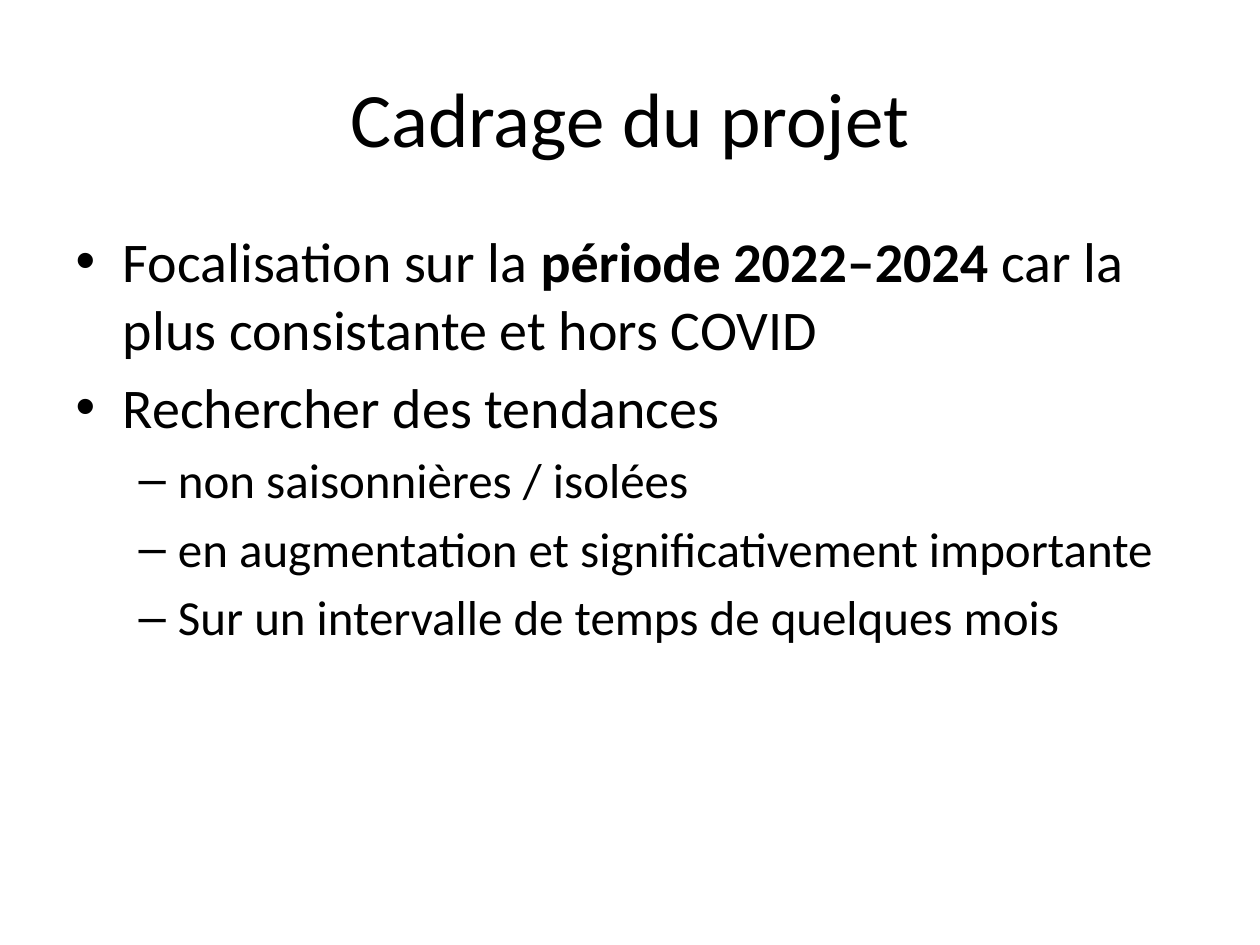
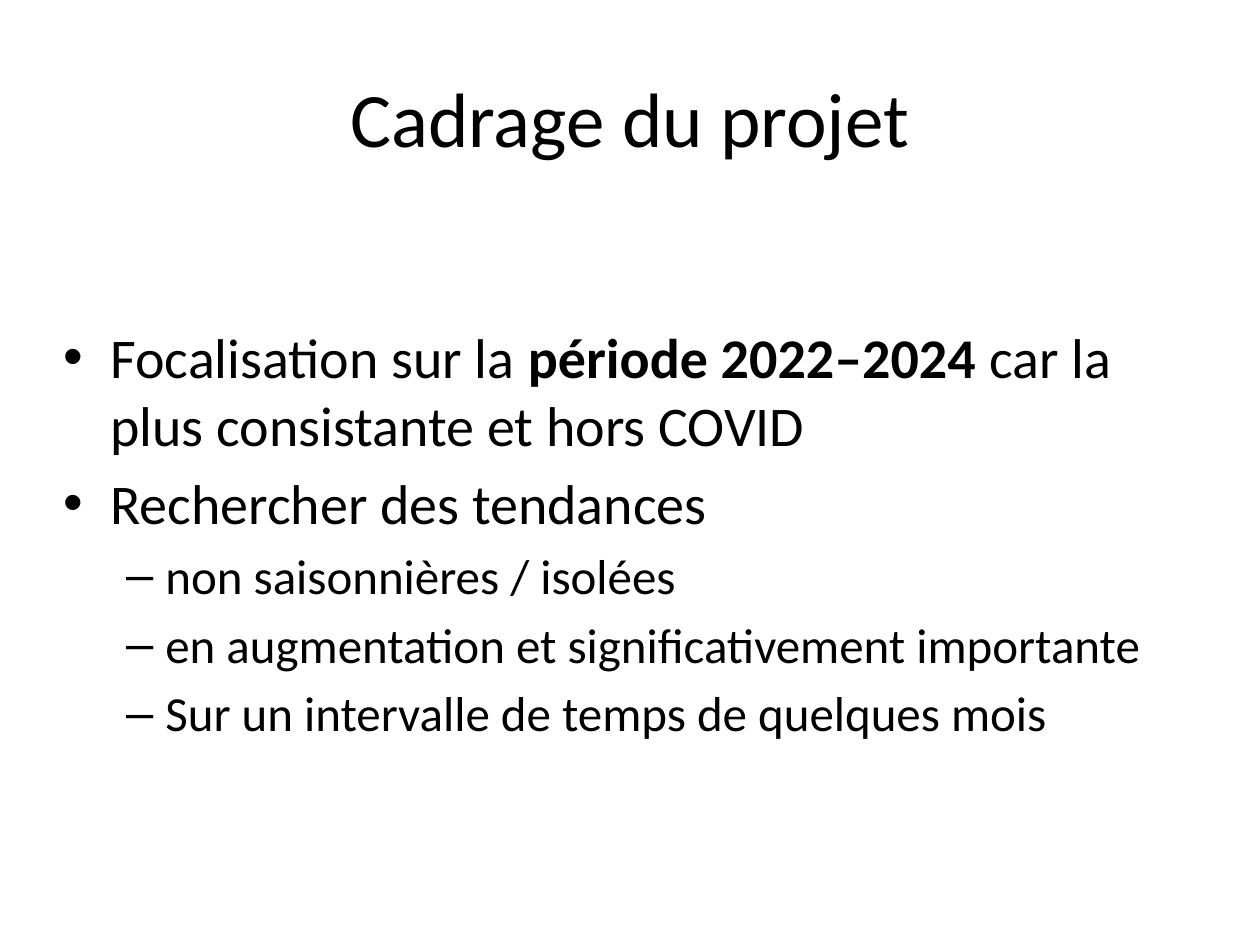
Before and after one commit to montagneForEver/ML_consommation_eau, a slide deck: slide 6 of presentation.odp. Drawn at 1260x945 pixels with LibreOffice and Linux fonts; fonts in the diff are those of the drawing. Boxes give left, top, right and bottom in pixels: in the first picture for what was removed or moved away, otherwise in the second. Text is boxed around its words. In the diff, an @@ line names an element or a change of style, - is before the commit and + after.

```diff
--- a/presentation.odp
+++ b/presentation.odp
@@ subtitle "Focalisation sur la période 2022–2024 ..." at (110,338,1140,739): vertical alignment top to middle @@
```
Also in this commit, not shown: 6 other slides changed, 3 other files.
